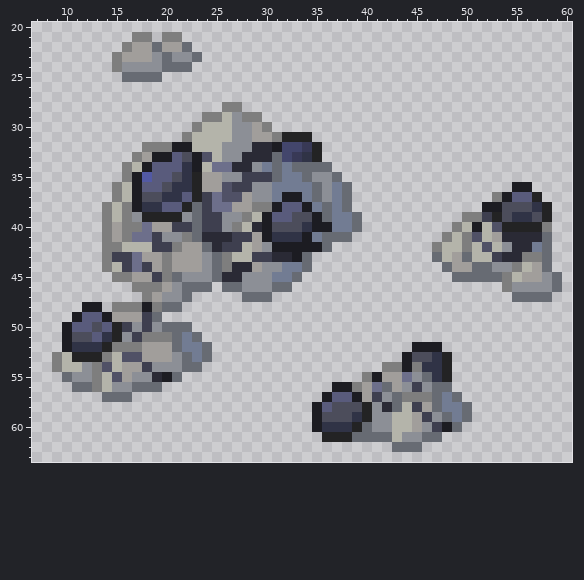
Two states of a sprite sheet, Images/TileSets/Civ6/Tiles/Coal.png. This is how it looked before the edit.
The file is 64x72 pixels. Pixels under 10% opacity are left out. Colours within 5 levels of each other are drawn and written as one. Shown: x 7..60, y 20..63.
The result:
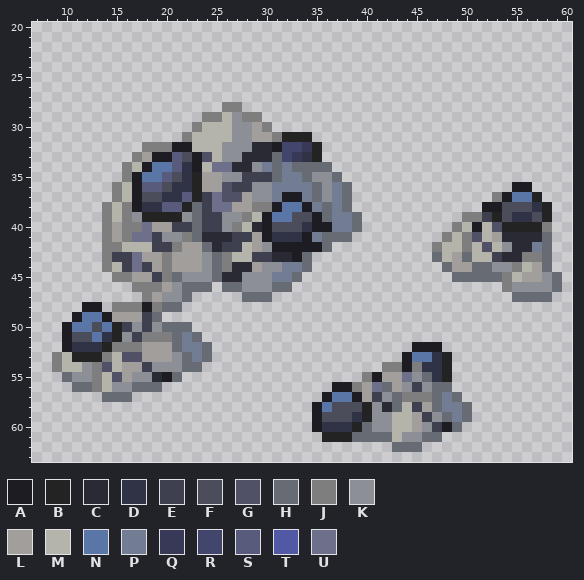
Palette (. is transparent): A #1c1c22  B #232324  C #2a2a35  D #303346  E #3e3f4f  F #4c4d5b  G #505166  H #676b73  J #7e7e7e  K #8c8f96  L #a19e9b  M #b4b4aa  N #5976a6  P #727c93  Q #383956  R #43466c  S #595b7c  T #5259a4  U #6d6f8b
Changes in this commit:
@@ x 13..25 @@
 20 .............
-21 ....JJ.JJ....
-22 ...JLLHLLH...
-23 ..JLLLKHKKH..
-24 ..JKKKKHHH...
-25 ...HHHH......
+21 .............
+22 .............
+23 .............
+24 .............
+25 .............
 26 .............
@@ x 7..60 @@
 33 ..........JLAASFAGMKKCCCHRQDB.........................
-34 .........JMASSSDAMUUCCKPHPHHHH........................
-35 .........JATSSFDBLLKKEEEHPPHKKH.......................
+34 .........JMANNSDAMUUCCKPHPHHHH........................
+35 .........JANNSFDBLLKKEEEHPPHKKH.......................
 36 ........JMASSFDDBLLGEEKKPPPPHKPH................AA....
-37 ........JMAFFDDSBEUGGLKKPAAPHKPH..............JASSB...
-38 .......JMJADDSSBHEUULLJJASSAPHPH.............AAFFFDB..
-39 .......JMJKBBBBKHEEKKJMASSFFAHPPH..........JJEBFDDFB..
+37 ........JMAFFDDSBEUGGLKKPAAPHKPH..............JANNB...
+38 .......JMJADDSSBHEUULLJJANNAPHPH.............AAFFFDB..
+39 .......JMJKBBBBKHEEKKJMANNFFAHPPH..........JJEBFDDFB..
 40 .......JLJJULLEEHEEKJMCAFFFDAAPPH.........JMAMGBBBBJ..
@@ x 7..60 @@
 48 .....AA.JJJAJHH.......................................
-49 ....ASSALLLEH.........................................
-50 ...ASSFSBEKEKHHH......................................
-51 ...AFFSDBKEJJJHPH.....................................
+49 ....ANNALLLEH.........................................
+50 ...ANNFNBEKEKHHH......................................
+51 ...AFFNDBKEJJJHPH.....................................
 52 ...ADDDBJJJLLLHPPH....................AAA.............
-53 ..JMBBBJMGGLLLKHPH...................AFFDB............
+53 ..JMBBBJMGGLLLKHPH...................ANNDB............
 54 ..JMMKJGMLLEKKKHH..................JJAJDDB............
@@ x 34..40 @@
 56 ...AAJL
-57 ..ASSAL
-58 .ASFFFB
+57 ..ANNAL
+58 .ANFFFB
 59 .AFFFDB
Pixel boxes of the changes (left, top, right, bottom) in both pictures:
erased: (112, 32, 202, 82)
changed: (142, 162, 172, 182)
changed: (512, 192, 532, 202)
changed: (272, 202, 302, 222)
changed: (72, 312, 112, 342)
changed: (412, 352, 432, 362)
changed: (322, 392, 352, 412)
